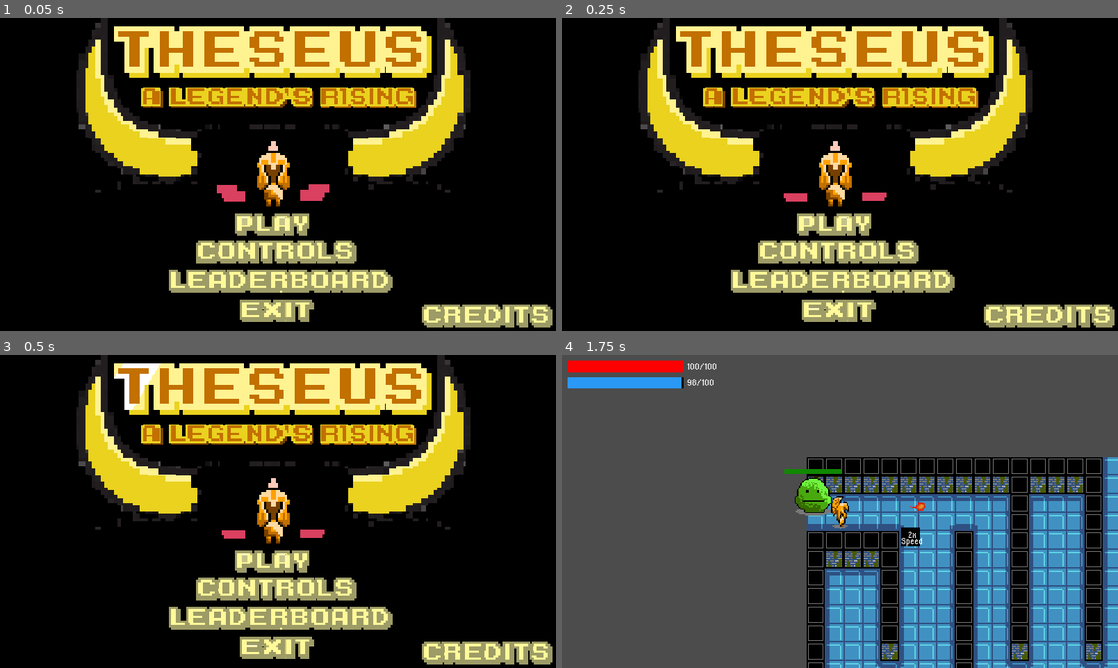
Above: before the commit, frames 1-4 (two rows, left to right).
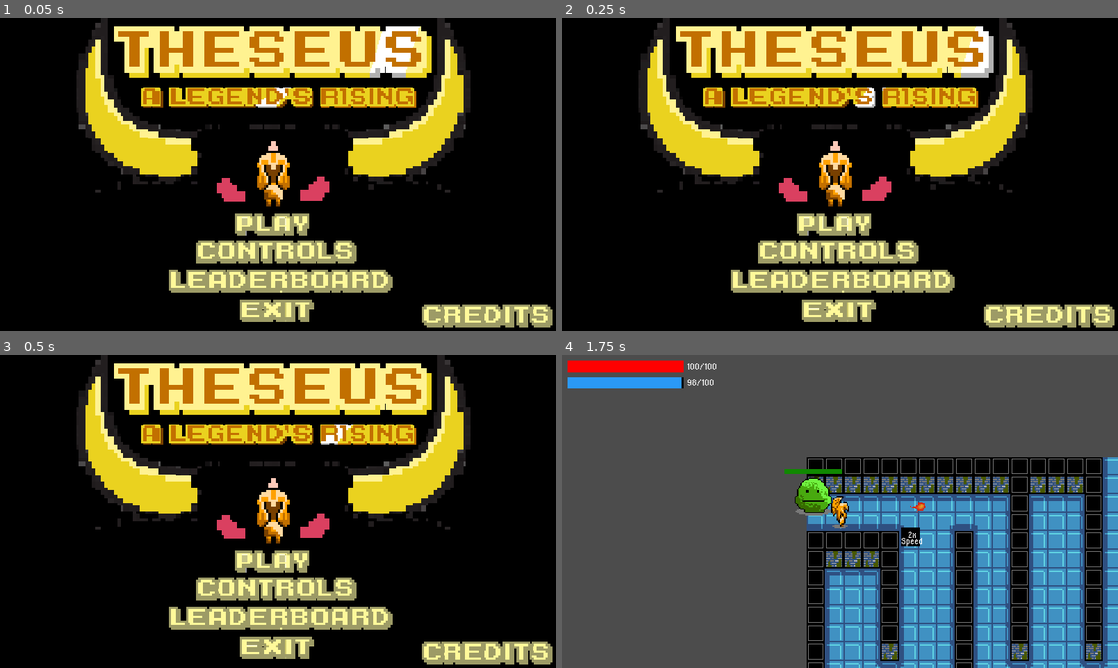
Above: after the commit, the same moments.

Repository: jonathanlin0/Theseus
Game: Godot game, scene res://Menu/Title_Screen.tscn
Two runs of this game, one before a commit and one after it. Both use one fixed random seed, a clock stepped at 60 frames per second and the inputs below. This scene is started directly instead of the project's main scene.
Inputs (mouse positions are in pixels of both pictures, inside the frame that each line leads up to):
- Up to frame 1 (0.05 s): no input
- Up to frame 2 (0.25 s): no input
- Up to frame 3 (0.5 s): no input
- Up to frame 4 (1.75 s): click (834, 561) at 0.5 s; move the mouse to (962, 495) at 1.27 s; click (962, 495) at 1.35 s

The runs differ from the first frame. In frame 1, 0.9% of the frame differs, in the area x 39-76%, y 2-54%; in frame 2, 1.0%, in the area x 39-78%, y 2-56%; in frame 3, 0.8%; in frame 4, nothing differs.

Commit message:
small edit

Diff:
--- a/Theseus/Menu/Title_Screen.gd
+++ b/Theseus/Menu/Title_Screen.gd
@@ -1,17 +1,11 @@
 extends Node2D
 
 
-# Declare member variables here. Examples:
-# var a = 2
-# var b = "text"
+
+func _ready():
+	pass
 
 
-# Called when the node enters the scene tree for the first time.
-func _ready():
-	pass # Replace with function body.
-
-
-# Called every frame. 'delta' is the elapsed time since the previous frame.
 #func _process(delta):
 #	pass
 
--- a/Theseus/Menu/Title_Screen.tscn
+++ b/Theseus/Menu/Title_Screen.tscn
@@ -223,7 +223,7 @@
 position = Vector2( 240, 135 )
 scale = Vector2( 1.0125, 1.02963 )
 frames = SubResource( 1 )
-frame = 4
+frame = 29
 playing = true
 
 [node name="Play" type="TextureButton" parent="."]
